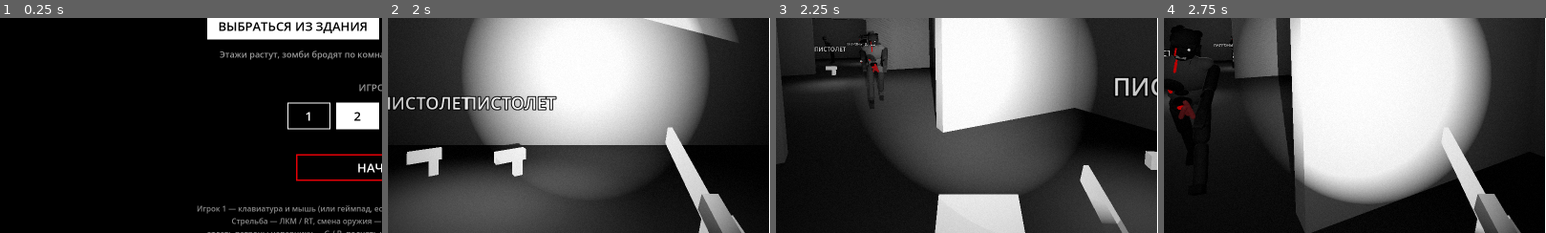
Above: before the commit, frames 1-4 (left to right).
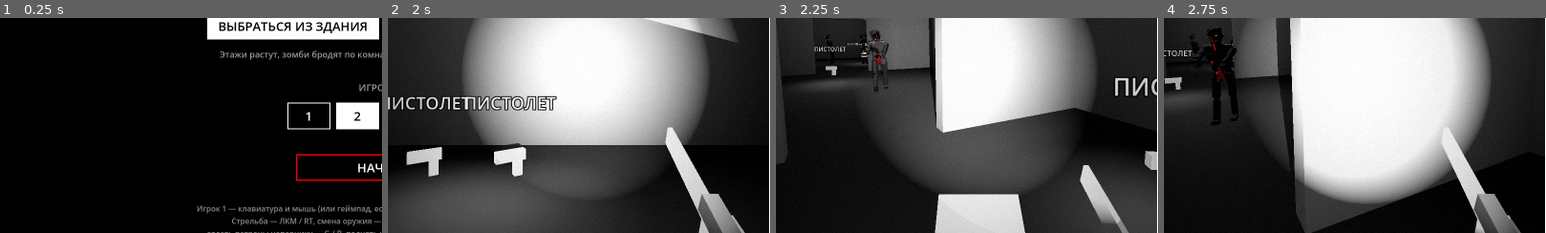
Above: after the commit, the same moments.

Repository: alimbux/zombie-coop-fps
Game: Godot game, scene res://scenes/menu.tscn
The game is run twice, just before and just after one commit, with the same random seed, the same clock (stepped at 60 frames per second) and the same inputs.
Inputs (mouse positions are % of the whole screen's width and height, from its top left):
- Up to frame 1 (0.25 s): no input
- Up to frame 2 (2 s): click "НАЧАТЬ" at 0.5 s; tap Enter at 1.25 s; move the mouse to (72, 45) at 1.27 s; hold D from 1.28 s (still down); hold G from 1.28 s (still down); click (72, 45) at 1.42 s
- Up to frame 3 (2.25 s): move the mouse to (45, 50) at 2.02 s; release D at 2.03 s; release G at 2.03 s; hold W from 2.03 s (still down); tap F at 2.1 s
- Up to frame 4 (2.75 s): keep holding W
The pictures show only the part of the screen within x 0-50%, y 38-88%; the shares and areas given below are measured in that part.

Frames 1-2 are identical in both runs. In frame 3, 0.9% of the frame differs, in the area x 12-30%, y 5-43%; in frame 4, 3.5%, in the area x 0-20%, y 3-54%.

Commit message:
Разлёт вбок, бильярдные столкновения, руки и падение по физике (#12)
* Разлёт вбок от нецентрального удара, руки болтаются в полёте

Удар ногой и пули не по центру уводят зомби вбок. Столкновения как у
бильярдных шаров: сбитый летит по линии центров, ударивший отскакивает.
Пока зомби летит или падает, руки взлетают и молотят воздух.

Co-Authored-By: Claude Opus 5.5 <noreply@anthropic.com>
Claude-Session: https://claude.ai/code/session_012jPe5PbnitmpuB6XNT2ay9

* Руки зомби по физике: маятник с инерцией и гравитацией

Вместо случайных взмахов каждая рука — маятник от плеча. На неё действуют
гравитация и ускорение плеча, мышца тянет к позе из анимации. В полёте
и лёжа мышцы расслаблены, и руки болтаются свободно.

Co-Authored-By: Claude Opus 5.5 <noreply@anthropic.com>
Claude-Session: https://claude.ai/code/session_012jPe5PbnitmpuB6XNT2ay9

* Хаотичнее руки при отлёте, но по физике

Сильный толчок закручивает тело и даёт каждой руке свой рывок, у рук разная
длина маятника (только в расчёте), качания вперёд и вбок связаны, демпфирование
в полёте меньше.

Co-Authored-By: Claude Opus 5.5 <noreply@anthropic.com>
Claude-Session: https://claude.ai/code/session_012jPe5PbnitmpuB6XNT2ay9

* Падение по физике: опрокидывание вокруг ступней в сторону удара

Тело — перевёрнутый маятник: начальное вращение от толчка, торможение ног
о пол и гравитация. Падает в направлении толчка, ударяется о пол, отскакивает
и гасит скольжение, потом поднимается пружиной.

Co-Authored-By: Claude Opus 5.5 <noreply@anthropic.com>
Claude-Session: https://claude.ai/code/session_012jPe5PbnitmpuB6XNT2ay9

---------

Co-authored-by: Claude <noreply@anthropic.com>

Diff:
--- a/scripts/player.gd
+++ b/scripts/player.gd
@@ -32,6 +32,8 @@
 const KICK_SPEED := 17.0
 const KICK_COOLDOWN := 0.7
 const KICK_DAMAGE := 8.0
+## Насколько сильно нецентральный удар уводит вбок (1 — под 45°).
+const KICK_SIDE := 0.8
 
 var index := 0
 ## Номер геймпада игрока; -1 — только клавиатура и мышь.
@@ -305,7 +307,12 @@
 			best = z
 	if best == null:
 		return null
-	best.kicked(forward, KICK_SPEED, KICK_DAMAGE)
+	# Удар не по центру уводит зомби вбок: чем дальше от линии взгляда, тем сильнее.
+	var right := Basis(Vector3.UP, yaw) * Vector3.RIGHT
+	var to_best: Vector3 = best.global_position - global_position
+	var off := clampf(to_best.dot(right) / 0.45, -1.0, 1.0)
+	var dir := (forward + right * off * KICK_SIDE).normalized()
+	best.kicked(dir, KICK_SPEED, KICK_DAMAGE)
 	Sfx.play_at(get_parent(), "crunch", best.global_position + Vector3.UP, -4.0, 0.8)
 	return best
 
--- a/scripts/zombie.gd
+++ b/scripts/zombie.gd
@@ -76,6 +76,19 @@
 var _flinch := 0.0
 ## Кого уже сбил, пока летит от удара (чтобы не толкать одного дважды).
 var _bumped: Array = []
+## Насколько расслаблены руки (1 — болтаются свободно: летит от удара или лежит).
+var _flail := 0.0
+var _arm_state := {}
+var _arm_pose := {}
+## Вращение всего тела вокруг вертикали, пока летит или лежит после удара.
+var _spin := 0.0
+## Угол и скорость опрокидывания при падении и направление падения в осях зомби.
+var _fall := 0.0
+var _fall_vel := 0.0
+var _fall_dir := Vector2(0, 1)
+## Длина рук для расчёта качания (не видимая): у каждой руки своя частота.
+var _arm_len := {"arm_l": 0.35, "arm_r": 0.35}
+var _shoulder_prev := {}
 var _skin: StandardMaterial3D
 var _capsule: CapsuleShape3D
 var _capsule_node: CollisionShape3D
@@ -83,6 +96,7 @@
 
 func _ready() -> void:
 	add_to_group("zombies")
+	_arm_len = {"arm_l": randf_range(0.28, 0.42), "arm_r": randf_range(0.28, 0.42)}
 	collision_layer = 2
 	collision_mask = 1 | 2 | 8
 	_capsule = CapsuleShape3D.new()
@@ -267,6 +281,8 @@
 	if knocked_down > 0.0:
 		# Лежит после удара дробью и встаёт.
 		knocked_down -= delta
+		rotate_y(_spin * delta)
+		_spin *= exp(-delta * 2.0)
 		move_and_slide()
 		_animate(delta, 0.0)
 		return
@@ -374,8 +390,8 @@
 			if zone == _limp_arm:
 				reach = 0.15
 			var sway := sin(_phase * 0.5 + (0.0 if zone == "arm_l" else 1.7)) * 0.12
-			parts[zone].rotation.x = lerpf(parts[zone].rotation.x, reach + sway, minf(1.0, delta * 3.0))
-			parts[zone].rotation.z = 0.08 if zone == "arm_l" else -0.08
+			# Поза, к которой тянут мышцы; саму руку двигает _animate_flail.
+			_arm_pose[zone] = Vector2(reach + sway, 0.08 if zone == "arm_l" else -0.08)
 	if torso:
 		torso.rotation.z = s * 0.07
 		torso.rotation.x = HUNCH - absf(s) * 0.05
@@ -394,14 +410,137 @@
 			parts["head"].rotation.x = 0.15 + _stagger * 0.8
 	if torso:
 		torso.rotation.y = _flinch
+	_animate_flail(delta)
 	body.position.y = absf(s) * 0.03 * walking
 	if gait == "limp":
 		body.position.y = -maxf(0.0, -s) * 0.06 * walking
-	# Сбит с ног: падает навзничь вокруг пяток, потом поднимается.
-	var fall := 1.4 if knocked_down > 0.35 else 0.0
-	body.rotation.x = lerpf(body.rotation.x, fall, minf(1.0, delta * (14.0 if fall > 0.0 else 5.0)))
-	if body.rotation.x > 0.3:
-		body.position.y = 0.12
+	_animate_fall(delta)
+
+
+## Падение — опрокидывание тела вокруг ступней, как у палки, поставленной на пол:
+## толчок даёт начальное вращение, ноги тормозят о пол, а верх тела продолжает
+## лететь, дальше заваливает гравитация (чем ниже, тем быстрее). Падает в ту сторону,
+## куда толкнули, ударяется о пол, немного отскакивает и затихает. Потом встаёт.
+const FALL_COM := 0.95
+const FALL_GROUND := 1.45
+const GET_UP_STIFF := 40.0
+
+func _start_fall() -> void:
+	var d: Vector3 = global_transform.basis.inverse() * Vector3(_knock.x, 0.0, _knock.z)
+	d.y = 0.0
+	if d.length() < 0.01:
+		d = Vector3.BACK
+	d = d.normalized()
+	if _fall < 0.2:
+		_fall_dir = Vector2(d.x, d.z)
+	_fall_vel = maxf(_fall_vel, clampf(_knock.length() * 0.2, 0.8, 4.0))
+
+
+func _animate_fall(delta: float) -> void:
+	if knocked_down > 0.35:
+		# Гравитация опрокидывает, торможение ног о пол переворачивает верх вперёд по ходу.
+		var alpha := 9.8 / FALL_COM * sin(maxf(_fall, 0.05))
+		alpha += 0.5 * 4.5 * _knock.length() * cos(_fall) / FALL_COM
+		_fall_vel += alpha * delta
+		_fall += _fall_vel * delta
+		if _fall >= FALL_GROUND:
+			_fall = FALL_GROUND
+			if _fall_vel > 1.5:
+				# Удар о пол: тело подскакивает, скольжение гасится трением.
+				Sfx.play_at(get_parent(), "splat", global_position + Vector3.UP * 0.2, -6.0, 0.45)
+				_fall_vel = -_fall_vel * 0.28
+				_knock *= 0.55
+				_spin *= 0.4
+				if parts.has("head"):
+					parts["head"].rotation.x += 0.6
+			else:
+				_fall_vel = 0.0
+	else:
+		# Поднимается: мышцы тянут обратно в вертикаль.
+		_fall_vel += (-GET_UP_STIFF * _fall - 2.0 * sqrt(GET_UP_STIFF) * _fall_vel) * delta
+		_fall += _fall_vel * delta
+		if _fall < 0.0:
+			_fall = 0.0
+			_fall_vel = 0.0
+	body.rotation.x = _fall * _fall_dir.y
+	body.rotation.z = -_fall * _fall_dir.x
+	if _fall > 0.3:
+		body.position.y = 0.12 * clampf(_fall / FALL_GROUND, 0.0, 1.0)
+
+
+## Руки — маятники на плечах. Каждую руку тянет к позе из анимации пружина-мышца,
+## а на неё действуют гравитация и инерция: плечо резко дёрнулось назад —
+## рука по инерции уходит вперёд, тело тормозит — рука догоняет и качается обратно,
+## тело падает навзничь — руки валятся под своим весом. Пока зомби летит от удара
+## или лежит, мышцы почти расслаблены и руки болтаются свободно.
+const ARM_STIFF := 150.0
+const ARM_LIMP := 3.0
+const ARM_MAX_SPIN := 14.0
+
+func _animate_flail(delta: float) -> void:
+	var target := clampf((_knock.length() - 1.5) / 5.0, 0.0, 1.0)
+	if knocked_down > 0.0:
+		target = 1.0
+	_flail = move_toward(_flail, target, delta * (10.0 if target > _flail else 1.2))
+	if delta <= 0.0:
+		return
+	var g := Vector3(0.0, -9.8, 0.0)
+	for zone in ["arm_l", "arm_r"]:
+		if not parts.has(zone):
+			continue
+		var arm: Node3D = parts[zone]
+		var shoulder := arm.global_position
+		var acc := Vector3.ZERO
+		if _shoulder_prev.has(zone):
+			var prev: Array = _shoulder_prev[zone]
+			var vel: Vector3 = (shoulder - prev[0]) / delta
+			acc = ((vel - prev[1]) / delta).limit_length(400.0)
+			_shoulder_prev[zone] = [shoulder, vel]
+		else:
+			_shoulder_prev[zone] = [shoulder, Vector3.ZERO]
+		# Гравитация с учётом ускорения плеча, в осях родителя (корпуса).
+		var basis := (arm.get_parent() as Node3D).global_transform.basis.orthonormalized()
+		var ge: Vector3 = basis.inverse() * (g - acc)
+		var gs: Vector3 = basis.inverse() * g
+		var st: Array = _arm_state.get(zone, [arm.rotation.x, 0.0, arm.rotation.z, 0.0])
+		var pose: Vector2 = _arm_pose.get(zone, Vector2(arm.rotation.x, arm.rotation.z))
+		var pose_x := pose.x
+		var pose_z := pose.y
+		var k := lerpf(ARM_STIFF, ARM_LIMP, _flail)
+		var c := lerpf(2.0 * sqrt(ARM_STIFF), 0.7, _flail)
+		var hold := 1.0 - _flail
+		# Вперёд-назад: рука (0, -cos, -sin) после поворота на угол вокруг X.
+		var arm_len: float = _arm_len[zone]
+		var ax: float = _arm_torque_x(st[0], ge) / arm_len + k * (pose_x - st[0]) - c * st[1] - hold * _arm_torque_x(pose_x, gs) / arm_len
+		# Вбок: рука (sin, -cos, 0) после поворота вокруг Z.
+		# Поднятая вперёд рука качается вбок слабее (короче плечо силы) — качания
+		# вперёд и вбок связаны, и движение получается неповторяющимся.
+		var lever := maxf(0.2, absf(cos(st[0])))
+		var az: float = _arm_torque_z(st[2], ge) * lever / arm_len + k * (pose_z - st[2]) - c * st[3] - hold * _arm_torque_z(pose_z, gs) / arm_len
+		st[1] = clampf(st[1] + ax * delta, -ARM_MAX_SPIN, ARM_MAX_SPIN)
+		st[3] = clampf(st[3] + az * delta, -ARM_MAX_SPIN, ARM_MAX_SPIN)
+		st[0] += st[1] * delta
+		st[2] += st[3] * delta
+		# Сустав не выворачивается: упор гасит скорость.
+		var lim_x := Vector2(-1.0, 3.1)
+		var lim_z := Vector2(-1.5, 0.25) if zone == "arm_l" else Vector2(-0.25, 1.5)
+		if st[0] < lim_x.x or st[0] > lim_x.y:
+			st[0] = clampf(st[0], lim_x.x, lim_x.y)
+			st[1] *= -0.2
+		if st[2] < lim_z.x or st[2] > lim_z.y:
+			st[2] = clampf(st[2], lim_z.x, lim_z.y)
+			st[3] *= -0.2
+		_arm_state[zone] = st
+		arm.rotation.x = st[0]
+		arm.rotation.z = st[2]
+
+
+static func _arm_torque_x(angle: float, ge: Vector3) -> float:
+	return -cos(angle) * ge.z + sin(angle) * ge.y
+
+
+static func _arm_torque_z(angle: float, ge: Vector3) -> float:
+	return sin(angle) * ge.y + cos(angle) * ge.x
 
 
 func _animate_crawl(s: float) -> void:
@@ -464,7 +603,7 @@
 	if dead or not zone_hp.has(zone):
 		return false
 	alert()
-	push(dir, force)
+	push(_glance_dir(point, dir), force)
 	Gore.splash(get_parent(), point, dir, 16)
 	if zone == "head" and not skull_open and is_glancing(point, dir):
 		_open_skull(point, dir)
@@ -507,15 +646,30 @@
 			continue
 		_bumped.append(other)
 		other._bumped.append(self)
-		# Передаёт почти всю скорость и сам тормозит о чужое тело.
-		var push_dir := (dir + to.normalized() * 0.5).normalized()
+		# Как бильярдные шары: сбитый летит по линии между центрами, ударивший
+		# отскакивает в другую сторону. Чем больше вскользь, тем сильнее разлёт.
+		var line := to.normalized()
+		var push_dir := (line * 0.75 + dir * 0.25).normalized()
 		other.push(push_dir, speed * BUMP_KEEP)
-		_knock *= 0.55
+		var deflect := dir - line * dir.dot(line)
+		_knock = (dir * 0.4 + deflect * 1.2).normalized() * speed * 0.55
 		Sfx.play_at(get_parent(), "splat", other.global_position + Vector3.UP, -6.0, 0.7)
 		Sfx.groan(other, "pain", -2.0)
 		speed = _knock.length()
 		if speed < BUMP_SPEED:
 			return
+
+
+## Направление толчка от пули: попадание сбоку от центра тела уводит зомби вбок.
+func _glance_dir(point: Vector3, dir: Vector3) -> Vector3:
+	var flat := Vector3(dir.x, 0.0, dir.z).normalized()
+	var off := point - global_position
+	off.y = 0.0
+	var side := off - flat * off.dot(flat)
+	var amount := clampf(side.length() / 0.3, 0.0, 1.0) * 0.6
+	if side.length() < 0.001:
+		return flat
+	return (flat + side.normalized() * amount).normalized()
 
 
 ## Удар ногой: сильный толчок с падением навзничь и немного урона корпусу.
@@ -530,6 +684,7 @@
 	_knock = flat * speed * (0.4 if crawling else 1.0)
 	if not crawling:
 		knocked_down = KNOCKDOWN_TIME
+		_start_fall()
 	if zone_hp.has("torso"):
 		zone_hp["torso"] = maxf(1.0, zone_hp["torso"] - damage)
 	Sfx.groan(self, "pain", 0.0)
@@ -542,8 +697,17 @@
 	_knock = _knock.limit_length(MAX_KNOCK)
 	_stagger = minf(1.0, _stagger + force * 0.25)
 	_flinch = clampf(_flinch + randf_range(-0.25, 0.25) * force, -0.6, 0.6)
+	if force > 4.0:
+		# Сильный толчок закручивает тело и дёргает каждую руку по-своему:
+		# дальше их раскачивают инерция, вращение и гравитация.
+		_spin += randf_range(-0.35, 0.35) * force
+		for zone in _arm_state:
+			var st: Array = _arm_state[zone]
+			st[1] += randf_range(-0.6, 0.6) * force
+			st[3] += randf_range(-0.45, 0.45) * force
 	if not crawling and knocked_down <= 0.0 and _knock.length() >= KNOCKDOWN_SPEED:
 		knocked_down = KNOCKDOWN_TIME
+		_start_fall()
 
 
 ## Пуля прошла по краю головы, а не в лоб.
@@ -643,6 +807,8 @@
 ## Ползёт: на уцелевшей ноге или, если ног не осталось, на руках.
 func _start_crawl() -> void:
 	knocked_down = 0.0
+	_fall = 0.0
+	_fall_vel = 0.0
 	var has_l := parts.has("leg_l")
 	var has_r := parts.has("leg_r")
 	crawl_style = "arms" if not (has_l or has_r) else ("left" if has_l else "right")
--- a/tests/smoke_test.gd
+++ b/tests/smoke_test.gd
@@ -257,12 +257,64 @@
 	var moved := []
 	for k in 3:
 		moved.append((row[k].global_position - starts[k]).dot(fwd))
-	_check(downs[0] and moved[0] > 1.5, "от удара ногой зомби отлетает на %.1f м и падает" % moved[0])
+	_check(downs[0] and moved[0] > 1.2, "от удара ногой зомби отлетает на %.1f м и падает" % moved[0])
 	_check(downs[1] and moved[1] > 1.0, "летящий зомби сбивает того, кто сзади (%.1f м)" % moved[1])
 	_check(moved[2] > 0.5, "цепочка доходит до третьего (%.1f м)" % moved[2])
 	_check(p1.kick() == null, "удар ногой нельзя повторить сразу")
 	for zk2 in row:
 		zk2.queue_free()
+	await _frames(2)
+
+	# Удар не по центру уводит вбок, столкновение вскользь разводит зомби в разные стороны.
+	var rgt: Vector3 = Basis(Vector3.UP, p1.yaw) * Vector3.RIGHT
+	var zs1 = _spawn(world, p1.global_position + fwd * 1.2 + rgt * 0.35 + Vector3.UP * 0.1)
+	var zs2 = _spawn(world, p1.global_position + fwd * 2.4 + rgt * 0.95 + Vector3.UP * 0.1)
+	await _frames(3)
+	var s1: Vector3 = zs1.global_position
+	var s2: Vector3 = zs2.global_position
+	p1.kick_cooldown = 0.0
+	p1.kick()
+	await _frames(40)
+	var side1: float = (zs1.global_position - s1).dot(rgt)
+	var side2: float = (zs2.global_position - s2).dot(rgt)
+	var fwd2: float = (zs2.global_position - s2).dot(fwd)
+	_check(side2 > 0.5 and fwd2 > 0.3, "удар справа от центра: второго уносит вправо (%.1f м вбок)" % side2)
+	var a1: Vector3 = zs1.global_position - s1
+	var a2: Vector3 = zs2.global_position - s2
+	a1.y = 0.0
+	a2.y = 0.0
+	_check(rad_to_deg(a1.angle_to(a2)) > 15.0, "после столкновения вскользь разлетаются в разные стороны (%.0f°)" % rad_to_deg(a1.angle_to(a2)))
+	zs1.queue_free()
+	zs2.queue_free()
+	var zs3 = _spawn(world, p1.global_position + fwd * 1.2 - rgt * 0.4 + Vector3.UP * 0.1)
+	await _frames(3)
+	var s3: Vector3 = zs3.global_position
+	p1.kick_cooldown = 0.0
+	p1.kick()
+	# Руки по физике: от рывка назад рука по инерции уходит вперёд, потом качается обратно.
+	var arm_max := -10.0
+	var arm_back_swing := false
+	var prev_arm := 0.0
+	var rising := false
+	for i in 40:
+		await physics_frame
+		if zs3.parts.has("arm_l"):
+			var ax: float = zs3.parts["arm_l"].rotation.x
+			arm_max = maxf(arm_max, ax)
+			if ax > prev_arm:
+				rising = true
+			elif rising and ax < prev_arm - 0.01:
+				arm_back_swing = true
+			prev_arm = ax
+	_check(arm_max > 0.5 and arm_back_swing, "руки по инерции уходят вперёд (%.1f) и качаются обратно" % arm_max)
+	_check(zs3._fall > 1.3 and zs3.body.rotation.z < -0.3, "падает в сторону удара: опрокинулся влево от игрока, то есть на свой правый бок (%.2f, вбок %.2f)" % [zs3._fall, zs3.body.rotation.z])
+	_check((zs3.global_position - s3).dot(rgt) < -0.6, "удар слева от центра уносит влево (%.1f м)" % (zs3.global_position - s3).dot(rgt))
+	zs3.queue_free()
+	var zs4 = _spawn(world, p1.global_position + fwd * 4.0 + Vector3.UP * 0.1)
+	zs4.set_physics_process(false)
+	await _frames(2)
+	_check(zs4._glance_dir(zs4.global_position + rgt * 0.2 + Vector3.UP, fwd).dot(rgt) > 0.2, "пуля в правый бок толкает вправо")
+	zs4.queue_free()
 	await _frames(2)
 
 	# Перезарядка видна: магазин выпадает, левая рука приносит новый и уходит обратно.
Not shown, changed: README.md
